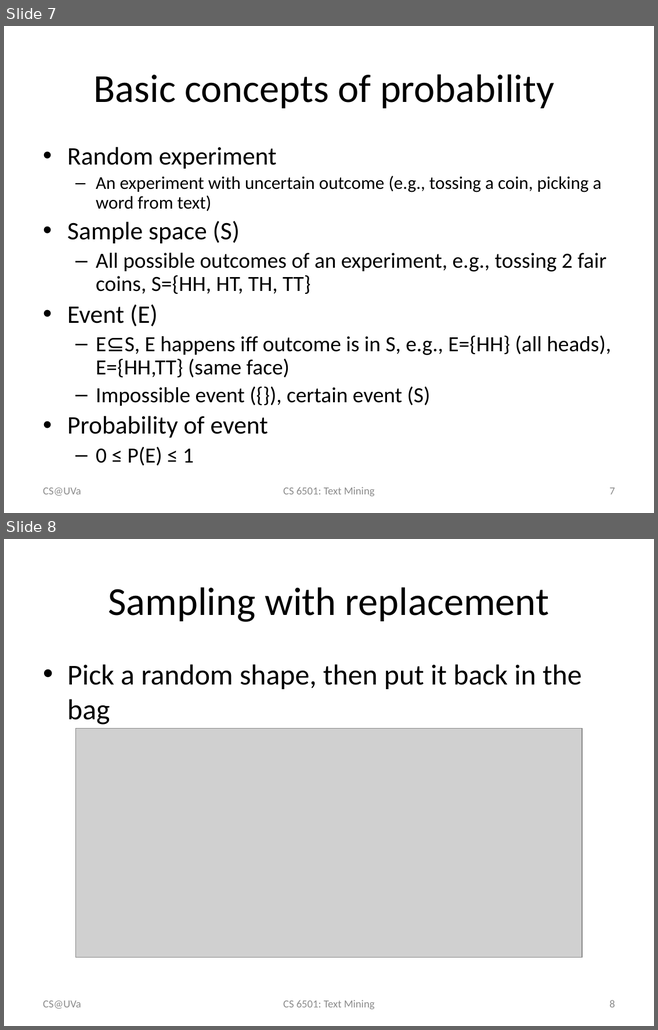
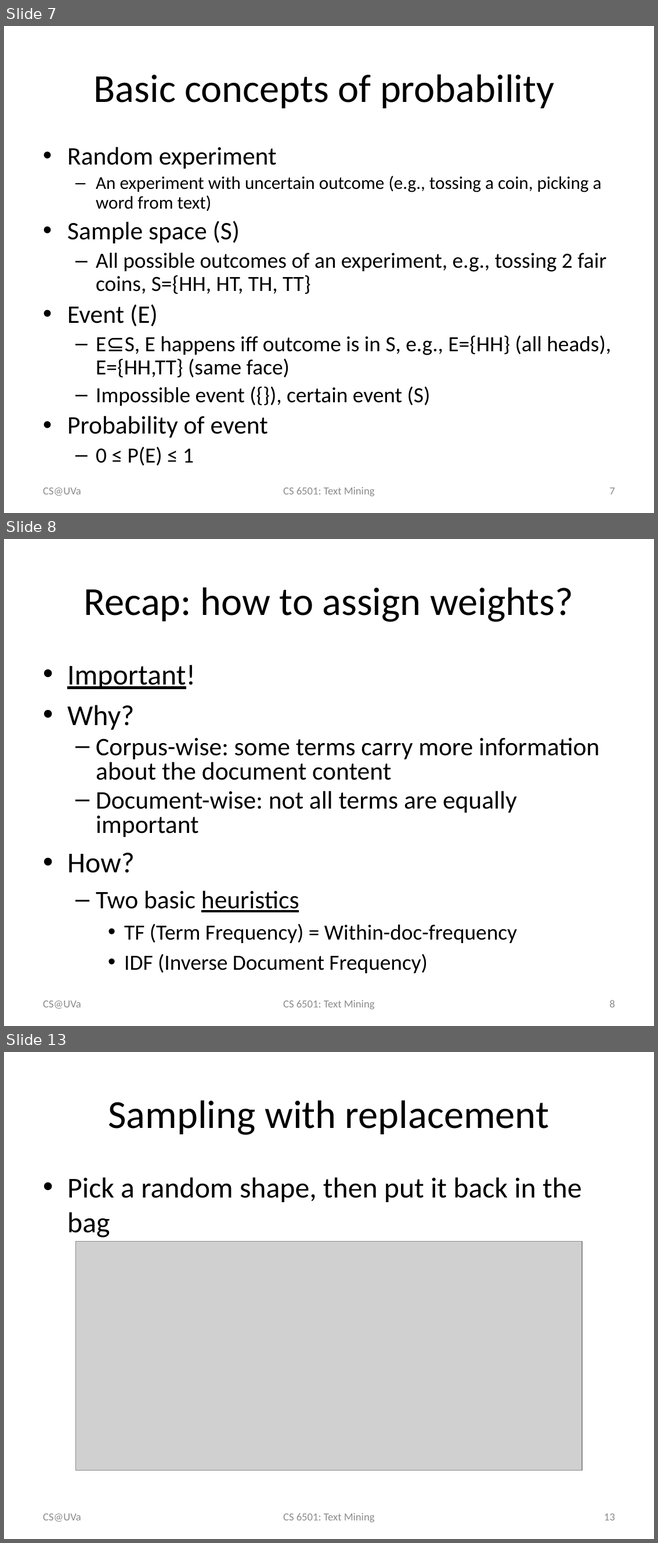
Before and after one commit to wang296/CS6501-Text-Mining, a slide deck: docs/Language Models.pptx. Shown one above the other, each under a label of ours: slides 7 and 8 before the commit, slides 7, 8 and 13 after it; the slides between them are not shown. The pictures are 658x1030 and 658x1543 pixels, drawn with LibreOffice and Linux fonts; fonts in the diff are those of the drawing; grey boxes stand for pictures. Boxes give left, top, right and bottom in pixels: in the first picture for what was removed or moved away, otherwise in the second. Text is boxed around its words. In the diff, an @@ line names an element or a change of style, - is before the commit and + after.

```diff
--- a/docs/Language Models.pptx
+++ b/docs/Language Models.pptx
@@ slide 8 added at (4,539,654,1026), background #FFFFFF @@
@@ title added at (84,587,573,622), 44 pt, text #000000 @@
+Recap: how to assign weights?
@@ text added at (67,665,599,973), 28 pt, text #000000 @@
+• Important!
+• Why?
+  – Corpus-wise: some terms carry more information about the document content
+  – Document-wise: not all terms are equally important
+• How?
+  – Two basic heuristics
+    • TF (Term Frequency) = Within-doc-frequency
+    • IDF (Inverse Document Frequency)
@@ text added at (43,1001,81,1009), 12 pt, text #8C8C8C @@
+CS@UVa
@@ text added at (283,1000,375,1009), 12 pt, text #8C8C8C @@
+CS 6501: Text Mining
@@ page number added at (609,1000,614,1008), 12 pt, text #8C8C8C @@
+8
@@ what was slide 8 is now slide 13 @@
@@ page number at (604,1514,615,1521): text changed @@
-8
+13
```
Also in this commit, not shown: 1 slide changed, 6 other slides added, 4 other files.
